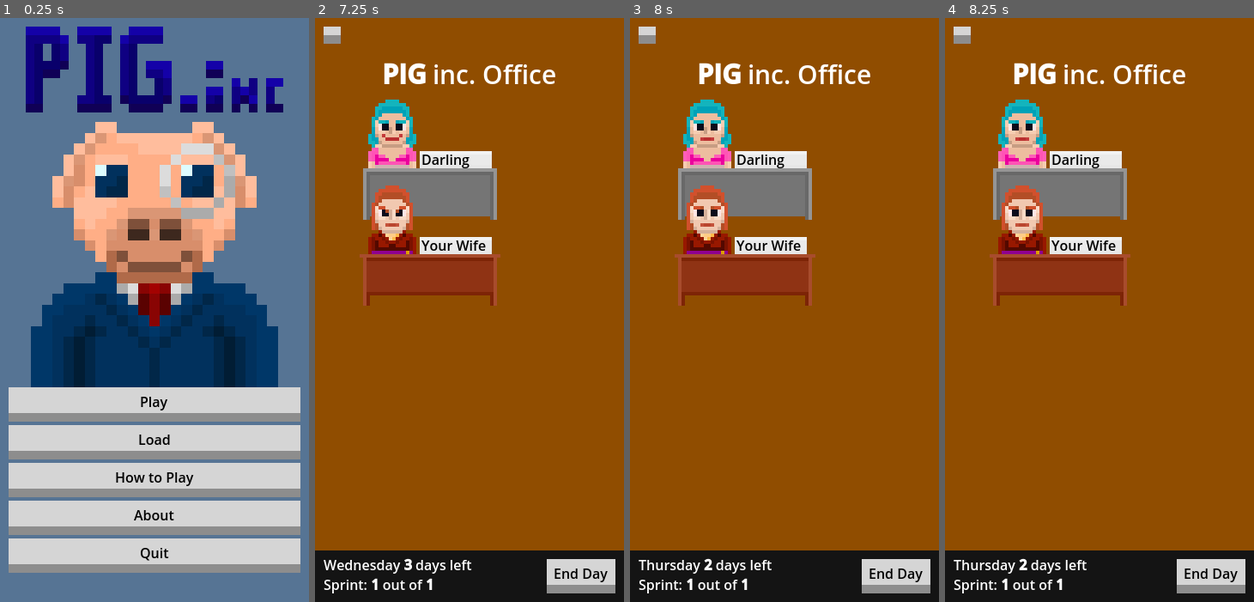
Above: before the commit, frames 1-4 (left to right).
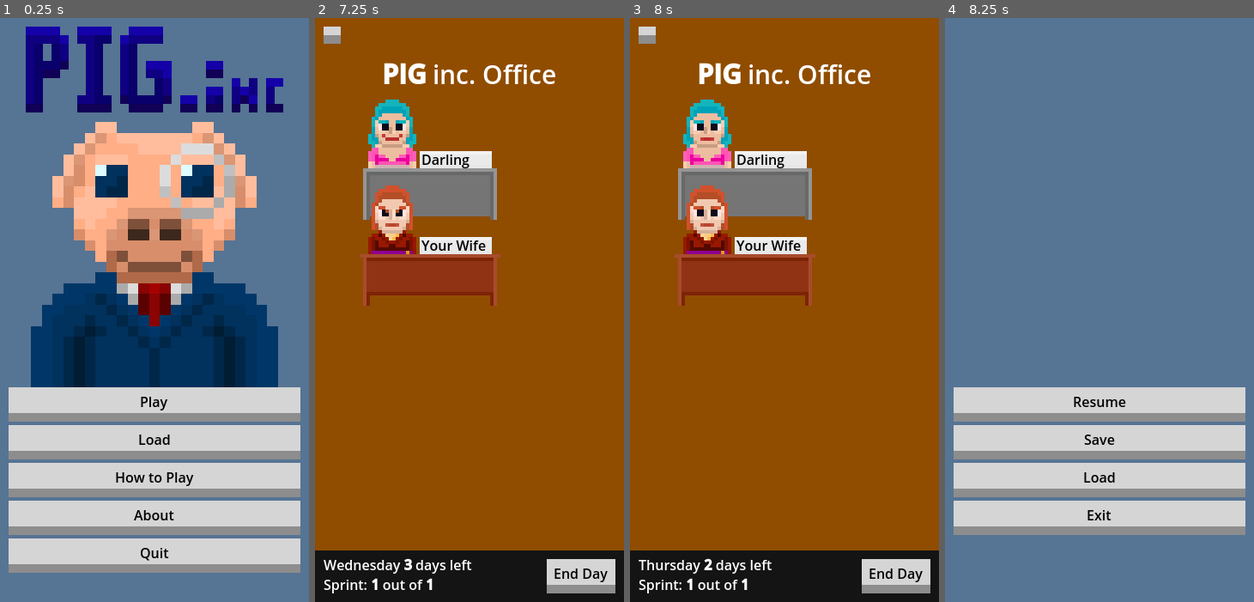
Above: after the commit, the same moments.

Repository: ltbk2023/pig
Game: Godot game, scene res://main.tscn
Two runs of this game, one before a commit and one after it. Both use one fixed random seed, a clock stepped at 60 frames per second and the inputs below.
Inputs (mouse positions are in pixels of both pictures, inside the frame that each line leads up to):
- Up to frame 1 (0.25 s): no input
- Up to frame 2 (7.25 s): click "Load" at 0.5 s; click "Play" at 1.25 s; click "LEVEL 1" at 2 s; click "End Day" at 2.75 s; click "Message" at 3.5 s; click "Buy Darling a cupcake" at 4.25 s; click "End Day" at 5 s; click "Message" at 5.75 s; click "Yell at Your Wife for hitting…" at 6.5 s
- Up to frame 3 (8 s): click "End Day" at 7.25 s
- Up to frame 4 (8.25 s): click (963, 35) at 8 s

Frames 1-3 are identical in both runs. In frame 4, 100% of the frame differs, in the area x 0-100%, y 0-100%.

Commit message:
PIG-302: Connect open menu button

Diff:
--- a/PIG/main.gd
+++ b/PIG/main.gd
@@ -125,7 +125,9 @@
 func start_level(file: String,internal:bool):
 	var game = load("res://game/game.tscn").instantiate()
 	add_child(game)
+	# connect signals
 	game.end_game.connect(_on_game_end_game)
+	game.show_menu.connect(_on_show_menu)
 	var data
 	if internal:
 		data = Utility.load_from_resource(file)
@@ -143,6 +145,14 @@
 	$CanvasLayer/ControlAbout.visible = false
 	$CanvasLayer/Back.visible = false
 	$CanvasLayer/VBoxContainer.visible = true
+
+func _on_show_menu():
+	$Game.visible = false
+	$Game/CanvasLayer.visible = false
+	$CanvasLayer.visible = true
+	$CanvasLayer/GridContainer.visible = false
+	$CanvasLayer/VBoxContainer2.visible = true
+	$CanvasLayer/Back.visible = false
 
 # Called when "Level1" button is released. Load first level
 func _on_level_1_button_up():
@@ -173,3 +183,13 @@
 	$Background.visible = false
 	$CanvasLayer/Back.visible = true
 	$CanvasLayer/ControlAbout.visible = true
+
+func _on_exit_button_up():
+	$CanvasLayer/VBoxContainer2.visible = false
+	_on_game_end_game()
+
+func _on_resume_button_up():
+	$Game.visible = true
+	$Game/CanvasLayer.visible = true
+	$CanvasLayer.visible = false
+	$CanvasLayer/VBoxContainer2.visible = false
--- a/PIG/main.tscn
+++ b/PIG/main.tscn
@@ -109,6 +109,42 @@
 layout_mode = 2
 theme = ExtResource("4_0j783")
 text = "Quit"
+
+[node name="VBoxContainer2" type="VBoxContainer" parent="CanvasLayer"]
+visible = false
+texture_filter = 1
+anchors_preset = 10
+anchor_right = 1.0
+offset_left = 10.0
+offset_top = 430.0
+offset_right = -10.0
+offset_bottom = 646.0
+grow_horizontal = 2
+size_flags_vertical = 0
+
+[node name="Resume" type="Button" parent="CanvasLayer/VBoxContainer2"]
+custom_minimum_size = Vector2(0, 40)
+layout_mode = 2
+theme = ExtResource("4_0j783")
+text = "Resume"
+
+[node name="Save" type="Button" parent="CanvasLayer/VBoxContainer2"]
+custom_minimum_size = Vector2(0, 40)
+layout_mode = 2
+theme = ExtResource("4_0j783")
+text = "Save"
+
+[node name="Load" type="Button" parent="CanvasLayer/VBoxContainer2"]
+custom_minimum_size = Vector2(0, 40)
+layout_mode = 2
+theme = ExtResource("4_0j783")
+text = "Load"
+
+[node name="Exit" type="Button" parent="CanvasLayer/VBoxContainer2"]
+custom_minimum_size = Vector2(0, 40)
+layout_mode = 2
+theme = ExtResource("4_0j783")
+text = "Exit"
 
 [node name="GridContainer" type="GridContainer" parent="CanvasLayer"]
 visible = false
@@ -176,6 +212,8 @@
 [connection signal="button_up" from="CanvasLayer/VBoxContainer/Play" to="." method="_on_play_button_up"]
 [connection signal="button_up" from="CanvasLayer/VBoxContainer/About" to="." method="_on_about_button_up"]
 [connection signal="button_up" from="CanvasLayer/VBoxContainer/Quit" to="." method="_on_quit_button_up"]
+[connection signal="button_up" from="CanvasLayer/VBoxContainer2/Resume" to="." method="_on_resume_button_up"]
+[connection signal="button_up" from="CanvasLayer/VBoxContainer2/Exit" to="." method="_on_exit_button_up"]
 [connection signal="button_up" from="CanvasLayer/GridContainer/Level1" to="." method="_on_level_1_button_up"]
 [connection signal="button_up" from="CanvasLayer/GridContainer/Level2" to="." method="_on_level_2_button_up"]
 [connection signal="button_up" from="CanvasLayer/GridContainer/Level3" to="." method="_on_level_3_button_up"]
Not shown: 1 places in PIG/game/game.tscn that only renumber resources
